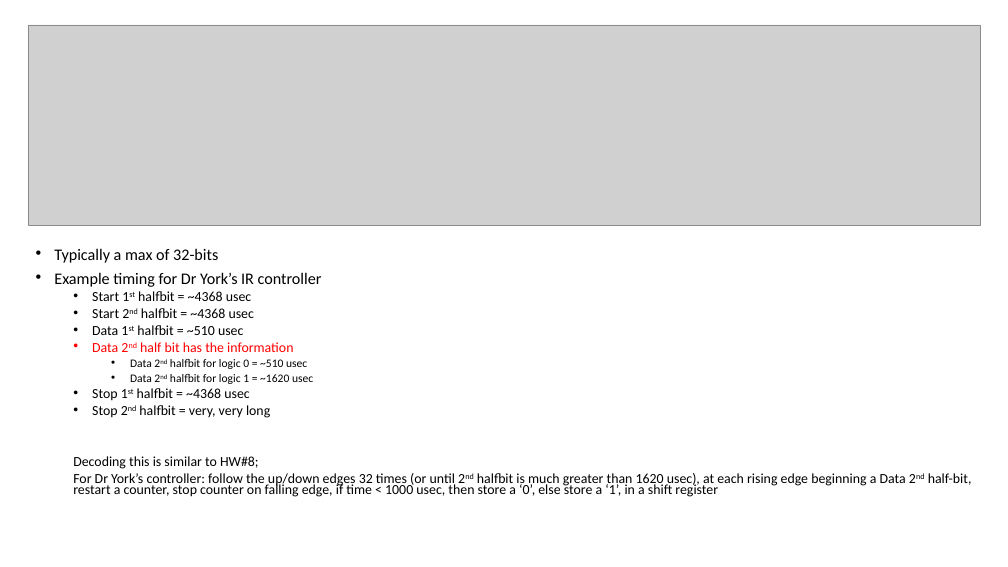
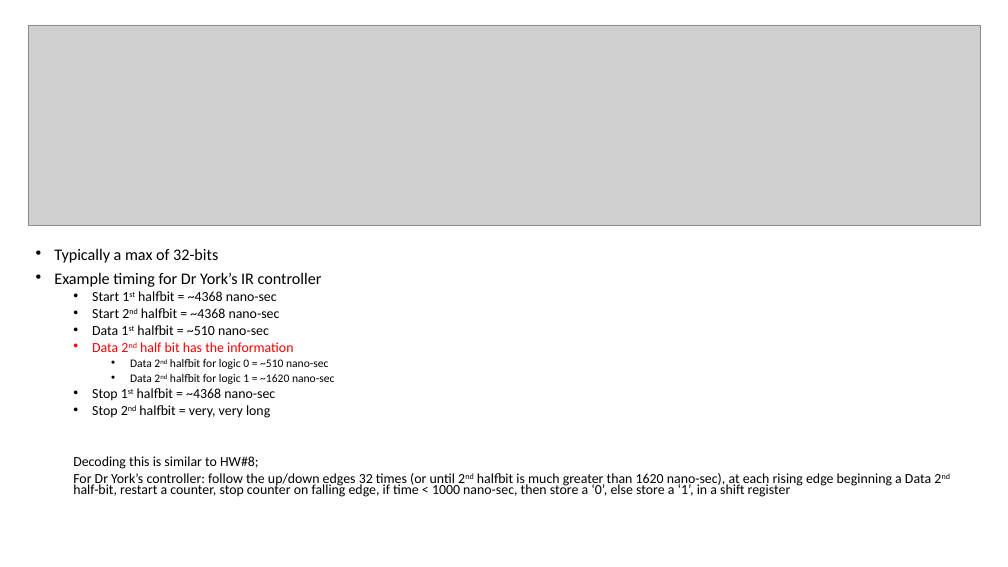
Before and after one commit to GeorgeYork/ECE383_web, a slide deck: slide 3 of datasheets/IR_controller_hints.pptx. Drawn at 1008x567 pixels with LibreOffice and Linux fonts; fonts in the diff are those of the drawing; grey boxes stand for pictures. Boxes give left, top, right and bottom in pixels: in the first picture for what was removed or moved away, otherwise in the second. Text is boxed around its words. In the diff, an @@ line names an element or a change of style, - is before the commit and + after.

Commit message:
fix usec to nsec

```diff
--- a/datasheets/IR_controller_hints.pptx
+++ b/datasheets/IR_controller_hints.pptx
@@ text at (x1=92, y1=291, x2=280, y2=335): text changed @@
-  • Start 1st halfbit = ~4368 usec
-  • Start 2nd halfbit = ~4368 usec
-  • Data 1st halfbit = ~510 usec
+  • Start 1st halfbit = ~4368 nano-sec
+  • Start 2nd halfbit = ~4368 nano-sec
+  • Data 1st halfbit = ~510 nano-sec
@@ text at (x1=92, y1=359, x2=334, y2=401): text changed @@
-    • Data 2nd halfbit for logic 0 = ~510 usec
-    • Data 2nd halfbit for logic 1 = ~1620 usec
-  • Stop 1st halfbit = ~4368 usec
+    • Data 2nd halfbit for logic 0 = ~510 nano-sec
+    • Data 2nd halfbit for logic 1 = ~1620 nano-sec
+  • Stop 1st halfbit = ~4368 nano-sec
@@ text at (x1=73, y1=473, x2=931, y2=497): text changed @@
-  For Dr York’s controller: follow the up/down edges 32 times (or until 2nd halfbit is much greater than 1620 usec), at each rising edge beginning a Data 2nd half-bit, restart a counter, stop counter on falling edge, if time < 1000 usec, then store a ‘0’, else store a ‘1’, in a shift register
+  For Dr York’s controller: follow the up/down edges 32 times (or until 2nd halfbit is much greater than 1620 nano-sec), at each rising edge beginning a Data 2nd half-bit, restart a counter, stop counter on falling edge, if time < 1000 nano-sec, then store a ‘0’, else store a ‘1’, in a shift register
```
Also in this commit, not shown: 1 other file.
